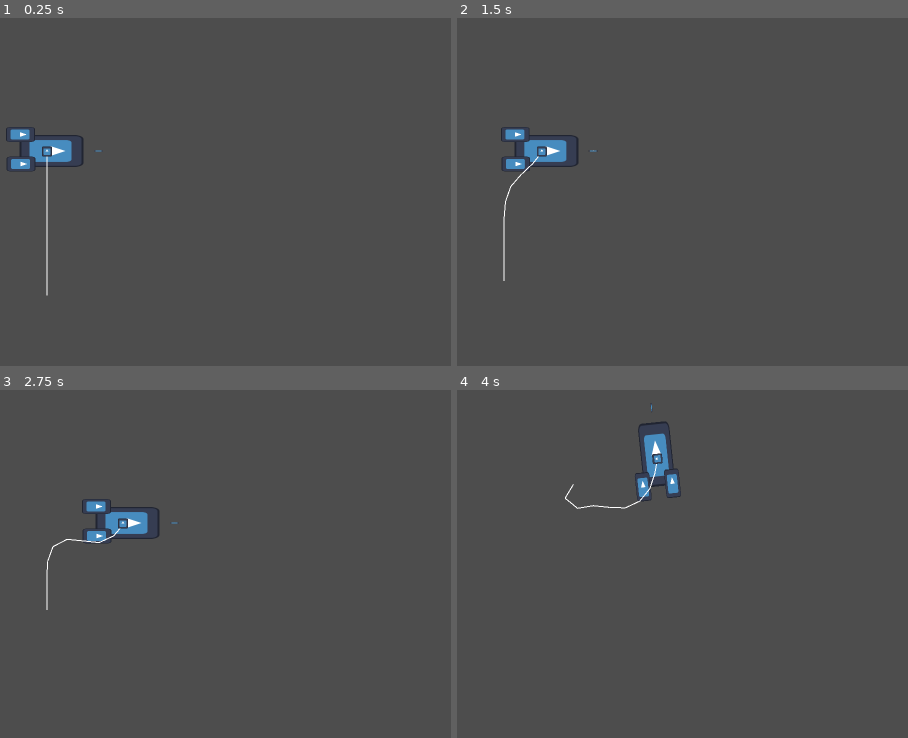
Above: before the commit, frames 1-4 (two rows, left to right).
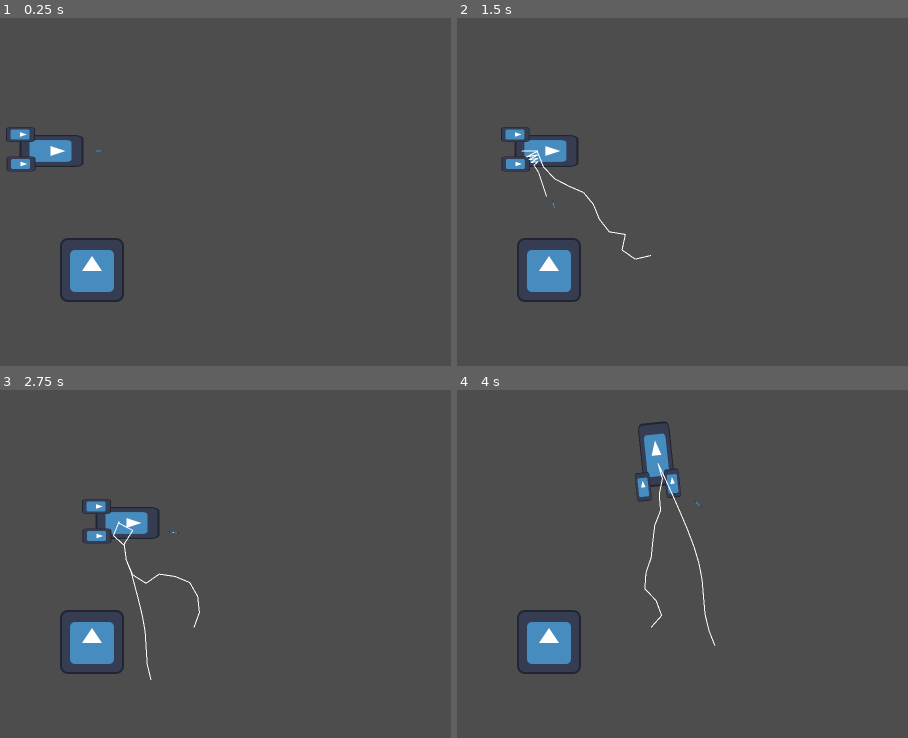
Above: after the commit, the same moments.

Repository: Bromeon/LudumDare54
Game: Godot game, scene res://Playground/ShipTetherPlayground.tscn
Same seed, same stepped clock (60 frames per second), same inputs: the game is played once before the commit and once after it. This scene is started directly instead of the project's main scene. The engine's default icon, where the game draws it, is replaced by a stand-in: a white triangle on a blue panel in a dark square.
Inputs (mouse positions are in pixels of both pictures, inside the frame that each line leads up to):
- Up to frame 1 (0.25 s): no input
- Up to frame 2 (1.5 s): tap Enter at 0.5 s; move the mouse to (outside the picture) at 0.52 s; hold D (Right) 0.53-1.28 s; tap Space (ShootTether, bound only after the commit) at 0.6, 1.35 s; move the mouse to (outside the picture) at 1.27 s; hold Ctrl (Brake) from 1.28 s (still down)
- Up to frame 3 (2.75 s): move the mouse to (387, 567) at 2.02 s; release Ctrl (Brake) at 2.03 s; hold D (Right) from 2.03 s (still down); tap Space (ShootTether, bound only after the commit) at 2.1 s
- Up to frame 4 (4 s): move the mouse to (outside the picture) at 2.77 s; release D (Right) at 2.78 s; hold W (Up) 2.78-3.53 s; tap Space (ShootTether, bound only after the commit) at 2.85, 3.6 s; move the mouse to (outside the picture) at 3.52 s; hold A (Left) from 3.53 s (still down)

The runs differ from the first frame. In frame 1, 1.7% of the frame differs, in the area x 9-28%, y 36-82%; in frame 2, 2.0%; in frame 3, 2.0%; in frame 4, 2.1%, in the area x 13-58%, y 4-82%.

Commit message:
Tether 😌

Diff:
--- /dev/null
+++ b/Playground/ShipTetherPlayground.gd
@@ -0,0 +1,9 @@
+extends Node2D
+
+# Called when the node enters the scene tree for the first time.
+func _ready():
+	$PlayerShip.attach_to($Anchor, Vector2.ZERO)
+
+# Called every frame. 'delta' is the elapsed time since the previous frame.
+func _process(delta):
+	pass
--- a/Playground/ShipTetherPlayground.tscn
+++ b/Playground/ShipTetherPlayground.tscn
@@ -1,8 +1,18 @@
-[gd_scene load_steps=2 format=3 uid="uid://bxj2xvpt4mcrt"]
+[gd_scene load_steps=4 format=3 uid="uid://bxj2xvpt4mcrt"]
 
 [ext_resource type="PackedScene" uid="uid://d1fv40ekxbg68" path="res://Scenes/PlayerShip/PlayerShip.tscn" id="1_lth6u"]
+[ext_resource type="Script" path="res://Playground/ShipTetherPlayground.gd" id="1_x2kn0"]
+[ext_resource type="Texture2D" uid="uid://bj1vd0ditgkx5" path="res://Assets/Textures/icon.svg" id="2_8unn6"]
 
 [node name="Node2D" type="Node2D"]
+script = ExtResource("1_x2kn0")
 
 [node name="PlayerShip" parent="." instance=ExtResource("1_lth6u")]
 position = Vector2(263, 266)
+
+[node name="Anchor" type="Node2D" parent="."]
+position = Vector2(568, 475)
+
+[node name="Icon" type="Sprite2D" parent="Anchor"]
+position = Vector2(-204, 29)
+texture = ExtResource("2_8unn6")
--- a/Scenes/PlayerShip/PlayerShip.gd
+++ b/Scenes/PlayerShip/PlayerShip.gd
@@ -1,11 +1,40 @@
 extends RigidBody2D
+
+var Tether = preload("res://Scenes/PlayerShip/Tether.tscn")
 
 @export var THRUSTER_FORCE = 200
 @export var ROTATION_SPEED = 1.0
 @export var BRAKE_FACTOR = 0.05
 
+@export var MAX_TETHER_LENGTH = 500.0
+
+# A ship can have at most two tethers. One of them will be attached to another #
+# ship, and the second one will be used when trying to reattach the ship to #
+# another object.
+var tethers = []
+
 var move_dir = Vector2(0, 0)
 var rotation_angle = 0.0
+var attached_to = null
+var aim_dir = Vector2(1, 0)
+
+# Time since last time the controller or mouse were used to aim. This is used in
+# order to avoid the ship to aim at the mouse when the controller is being used
+var last_controller_aim = 0
+var last_mouse_aim = 0
+
+# Attaches this ship to a node, so that it moves with it.
+func attach_to(node: Node2D, local_offset: Vector2):
+	attached_to = {
+		node = node,
+		local_offset = local_offset
+	}
+
+func attachment_point():
+	if attached_to == null:
+		return null
+	else:
+		return attached_to.node.global_position + attached_to.local_offset
 
 func _physics_process(delta):
 	move_dir = Input.get_vector("Left", "Right", "Up", "Down")
@@ -18,4 +47,46 @@
 		var target_angle= Vector2(1,0).angle_to(move_dir)
 		rotation_angle = lerp_angle(rotation_angle, target_angle, delta * ROTATION_SPEED)
 
-	self.rotation = rotation_angle
+	$Sprite.rotation = rotation_angle
+
+	# Global distance constraint for the tether
+	var attch = attachment_point()
+	if attch != null:
+		var distance_vector = self.global_position - attch
+		if distance_vector.length() > MAX_TETHER_LENGTH:
+			var new_distance_vector = distance_vector.normalized() * MAX_TETHER_LENGTH
+			self.global_position = attch + new_distance_vector
+
+	# Update the tethers
+	if tethers.size() > 0:
+		tethers[0].update_physics(delta, attch)
+	if tethers.size() > 1:
+		# The attached tether is always the first one.
+		tethers[1].update_physics(delta, null)
+
+	# Handle aim and shooting tether
+	do_aim()
+	if Input.is_action_just_pressed("ShootTether"):
+		shoot_tether()
+
+func do_aim():
+	var aim_dir_joy = Input.get_vector("AimLeft", "AimRight", "AimUp", "AimDown")
+	if aim_dir_joy.length() > 0:
+		last_controller_aim = Time.get_ticks_msec()
+		aim_dir = aim_dir_joy
+	elif last_mouse_aim > last_controller_aim:
+		var mouse_pos = get_viewport().get_mouse_position()
+		aim_dir = (mouse_pos - self.global_position).normalized()
+
+	$AimPivot.rotation = Vector2.RIGHT.angle_to(aim_dir)
+
+func shoot_tether():
+	if len(tethers) < 2:
+		var tether = Tether.instantiate()
+		add_child(tether)
+		tether.init(aim_dir)
+		tethers.append(tether)
+
+func _input(event):
+	if event is InputEventMouseMotion:
+		last_mouse_aim = Time.get_ticks_msec()
--- a/Scenes/PlayerShip/PlayerShip.tscn
+++ b/Scenes/PlayerShip/PlayerShip.tscn
@@ -1,8 +1,7 @@
-[gd_scene load_steps=6 format=3 uid="uid://d1fv40ekxbg68"]
+[gd_scene load_steps=5 format=3 uid="uid://d1fv40ekxbg68"]
 
 [ext_resource type="Script" path="res://Scenes/PlayerShip/PlayerShip.gd" id="1_7ccbx"]
 [ext_resource type="Texture2D" uid="uid://bj1vd0ditgkx5" path="res://Assets/Textures/icon.svg" id="1_nafdu"]
-[ext_resource type="PackedScene" uid="uid://clb0gamk6ivir" path="res://Scenes/PlayerShip/Tether.tscn" id="3_53urk"]
 
 [sub_resource type="CapsuleShape2D" id="CapsuleShape2D_w5qtl"]
 radius = 31.0
@@ -58,6 +57,3 @@
 position = Vector2(-42, 26)
 rotation = 1.5708
 shape = SubResource("CapsuleShape2D_1fd7g")
-
-[node name="Tether" parent="." instance=ExtResource("3_53urk")]
-position = Vector2(11, 1)
--- a/Scenes/PlayerShip/Tether.gd
+++ b/Scenes/PlayerShip/Tether.gd
@@ -1,25 +1,43 @@
 extends Node2D
 
-@export var TETHER_SEGMENTS =10
+@export var TETHER_SEGMENTS = 12
 @export var SEGMENT_LENGTH = 32.0
+@export var SHOOT_FORCE = 100.0
 
 var initialized = false;
 
 # List of rope segments.
 var points = []
 
-func _ready():
+var shoot_dir = Vector2.ZERO
+var elapsed = 0.0
+
+func init(sh_dir):
+	self.shoot_dir = sh_dir
 	var global_pos = get_global_position()
 	for i in range(TETHER_SEGMENTS):
 		# Verlet integration requires storing the previous position.
+		var pos = global_pos + sh_dir * i * SEGMENT_LENGTH * 0.1;
 		points.append({
-			position = global_pos + Vector2(0, i * SEGMENT_LENGTH),
-			prev_position = global_pos + Vector2(0, i * SEGMENT_LENGTH),
+			position = pos,
+			prev_position = pos,
 		})
 
-func _physics_process(_delta):
+# Called from PlayerShip
+func update_physics(delta, attached_to):
+	elapsed += delta
+
 	# The first point is always attached to this node
 	points[0].position = get_global_position()
+
+	if attached_to != null:
+		# When attached to a target, we fix the last point to the target.
+		points[TETHER_SEGMENTS-1].position = attached_to
+	else:
+		# When not attached, we assume this tether has been shot and move
+		# it towards the shoot direction
+		points[TETHER_SEGMENTS-1].position += shoot_dir * SHOOT_FORCE * delta
+
 
 	# Update point positions.
 	for point in points:
@@ -29,13 +47,19 @@
 		point.prev_position = temp
 
 	# Satisfy constraints.
+	var damping = clamp(elapsed * 0.85, 0.0, 1.0)
 	for i in range(TETHER_SEGMENTS-1):
 		var delta_v = points[i+1].position - points[i].position
 		var delta_length = delta_v.length()
-		var difference = (delta_length - SEGMENT_LENGTH) / delta_length
-		var offset = delta_v * 0.5 * difference
-		points[i].position += offset
-		points[i+1].position -= offset
+		if delta_length > 0.05:
+			var difference = (delta_length - SEGMENT_LENGTH) / delta_length
+			var offset = delta_v * 0.5 * difference
+
+			# Apply damping when the rope is first shot.
+			offset = offset * damping
+
+			points[i].position += offset
+			points[i+1].position -= offset
 
 	# Redraw the rope.
 	queue_redraw()
--- a/Scenes/PlayerShip/Tether.tscn
+++ b/Scenes/PlayerShip/Tether.tscn
@@ -1,18 +1,6 @@
-[gd_scene load_steps=4 format=3 uid="uid://clb0gamk6ivir"]
+[gd_scene load_steps=2 format=3 uid="uid://clb0gamk6ivir"]
 
 [ext_resource type="Script" path="res://Scenes/PlayerShip/Tether.gd" id="1_vd614"]
-[ext_resource type="Texture2D" uid="uid://bj1vd0ditgkx5" path="res://Assets/Textures/icon.svg" id="2_6xi3s"]
-
-[sub_resource type="RectangleShape2D" id="RectangleShape2D_15xak"]
-size = Vector2(4, 4)
 
 [node name="Tether" type="Node2D"]
 script = ExtResource("1_vd614")
-
-[node name="Icon" type="Sprite2D" parent="."]
-position = Vector2(1.90735e-06, 0)
-scale = Vector2(0.15625, 0.15625)
-texture = ExtResource("2_6xi3s")
-
-[node name="CollisionShape2D" type="CollisionShape2D" parent="."]
-shape = SubResource("RectangleShape2D_15xak")
--- /dev/null
+++ b/Scenes/PlayerShip/TetherSegment.tscn
@@ -0,0 +1,33 @@
+[gd_scene load_steps=4 format=3 uid="uid://bnuo2btwlf123"]
+
+[ext_resource type="Texture2D" uid="uid://bj1vd0ditgkx5" path="res://Assets/Textures/icon.svg" id="2_77ma5"]
+
+[sub_resource type="GDScript" id="GDScript_7c6nt"]
+script/source = "extends RigidBody2D
+
+func attach_to(other):
+	$PinJoint2D.node_b = other.get_path()
+"
+
+[sub_resource type="CapsuleShape2D" id="CapsuleShape2D_qhbav"]
+radius = 3.0
+height = 34.0
+
+[node name="TetherSegment" type="RigidBody2D"]
+position = Vector2(0, -1)
+collision_layer = 2
+collision_mask = 0
+script = SubResource("GDScript_7c6nt")
+
+[node name="Icon" type="Sprite2D" parent="."]
+position = Vector2(4.76837e-07, 18)
+scale = Vector2(0.046875, 0.25)
+texture = ExtResource("2_77ma5")
+
+[node name="CollisionShape2D" type="CollisionShape2D" parent="."]
+position = Vector2(2.38419e-06, 18)
+shape = SubResource("CapsuleShape2D_qhbav")
+
+[node name="PinJoint2D" type="PinJoint2D" parent="."]
+position = Vector2(2.38419e-06, 35)
+node_a = NodePath("..")
--- a/project.godot
+++ b/project.godot
@@ -52,3 +52,33 @@
 , Object(InputEventJoypadButton,"resource_local_to_scene":false,"resource_name":"","device":-1,"button_index":1,"pressure":0.0,"pressed":true,"script":null)
 ]
 }
+AimLeft={
+"deadzone": 0.5,
+"events": [Object(InputEventJoypadMotion,"resource_local_to_scene":false,"resource_name":"","device":-1,"axis":2,"axis_value":-1.0,"script":null)
+]
+}
+AimRight={
+"deadzone": 0.5,
+"events": [Object(InputEventJoypadMotion,"resource_local_to_scene":false,"resource_name":"","device":-1,"axis":2,"axis_value":1.0,"script":null)
+]
+}
+AimUp={
+"deadzone": 0.5,
+"events": [Object(InputEventJoypadMotion,"resource_local_to_scene":false,"resource_name":"","device":-1,"axis":3,"axis_value":-1.0,"script":null)
+]
+}
+AimDown={
+"deadzone": 0.5,
+"events": [Object(InputEventJoypadMotion,"resource_local_to_scene":false,"resource_name":"","device":-1,"axis":3,"axis_value":1.0,"script":null)
+]
+}
+ShootTether={
+"deadzone": 0.5,
+"events": [Object(InputEventKey,"resource_local_to_scene":false,"resource_name":"","device":-1,"window_id":0,"alt_pressed":false,"shift_pressed":false,"ctrl_pressed":false,"meta_pressed":false,"pressed":false,"keycode":0,"physical_keycode":32,"key_label":0,"unicode":32,"echo":false,"script":null)
+, Object(InputEventJoypadMotion,"resource_local_to_scene":false,"resource_name":"","device":-1,"axis":5,"axis_value":1.0,"script":null)
+]
+}
+
+[layer_names]
+
+2d_physics/layer_2="TetherSegments"
